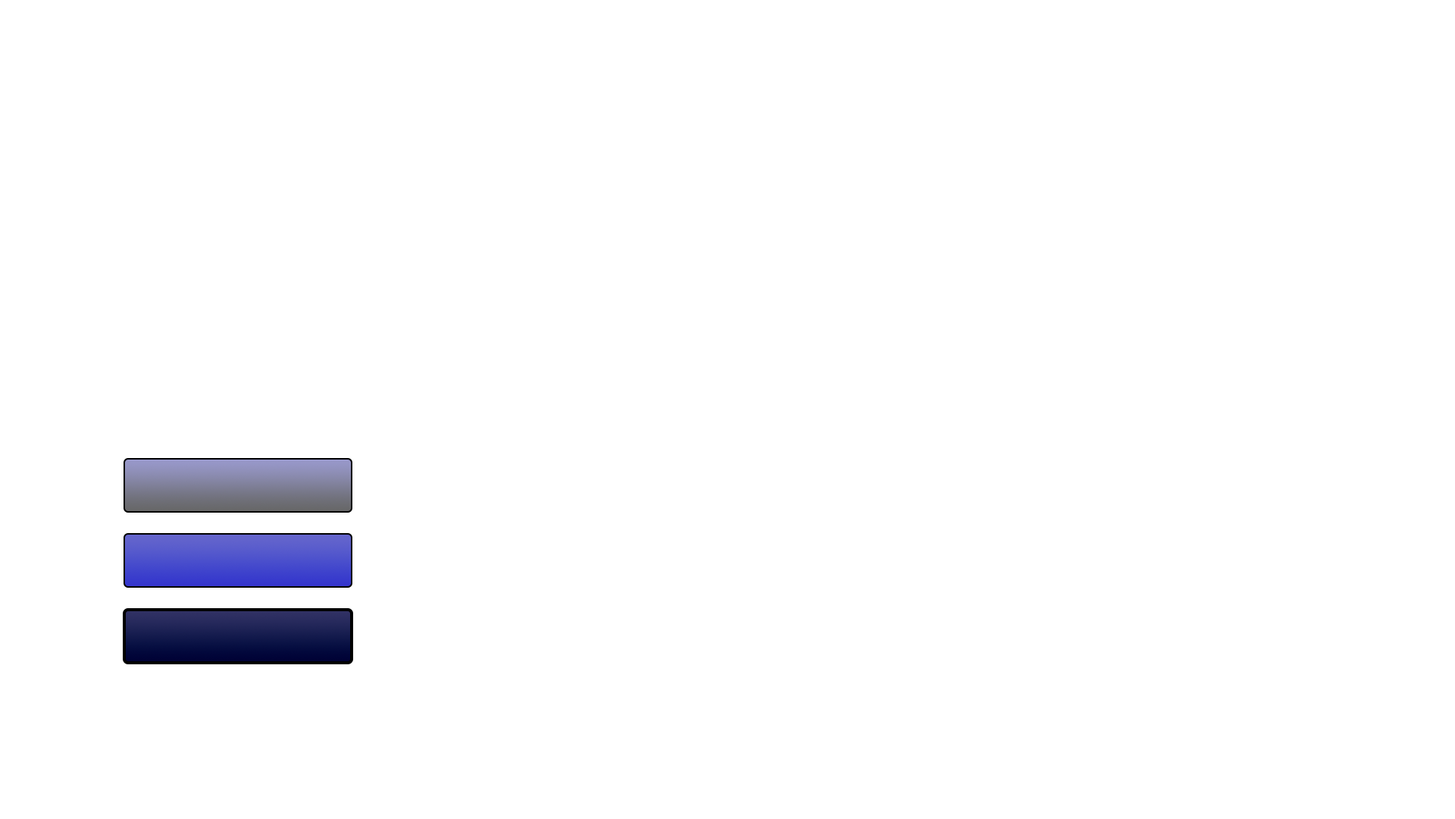
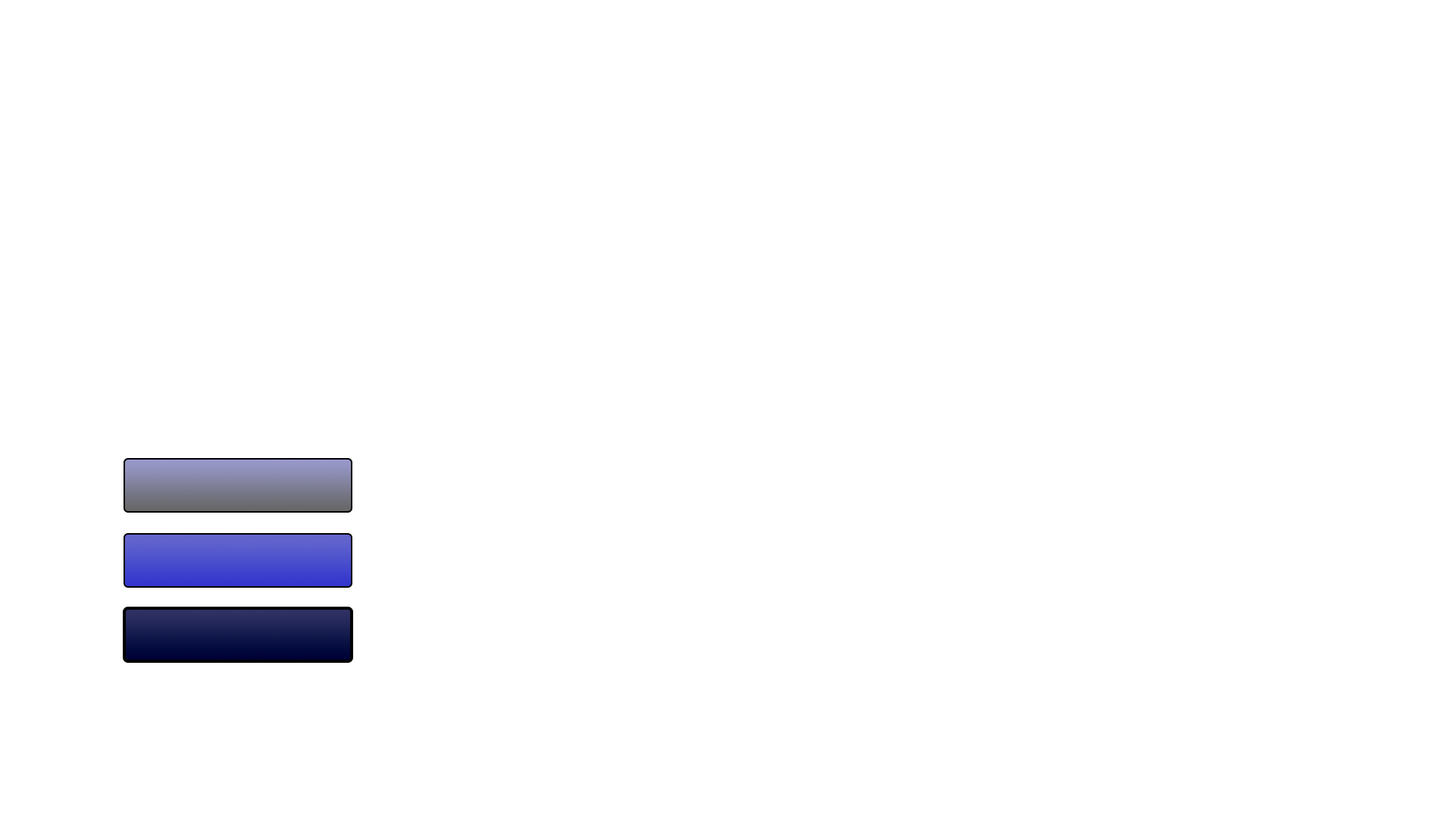
Layers edited between the first and the second 1455×819 image:
painted on "Rectangle 1" (2nd of 3) over bbox(122, 606, 354, 664)
